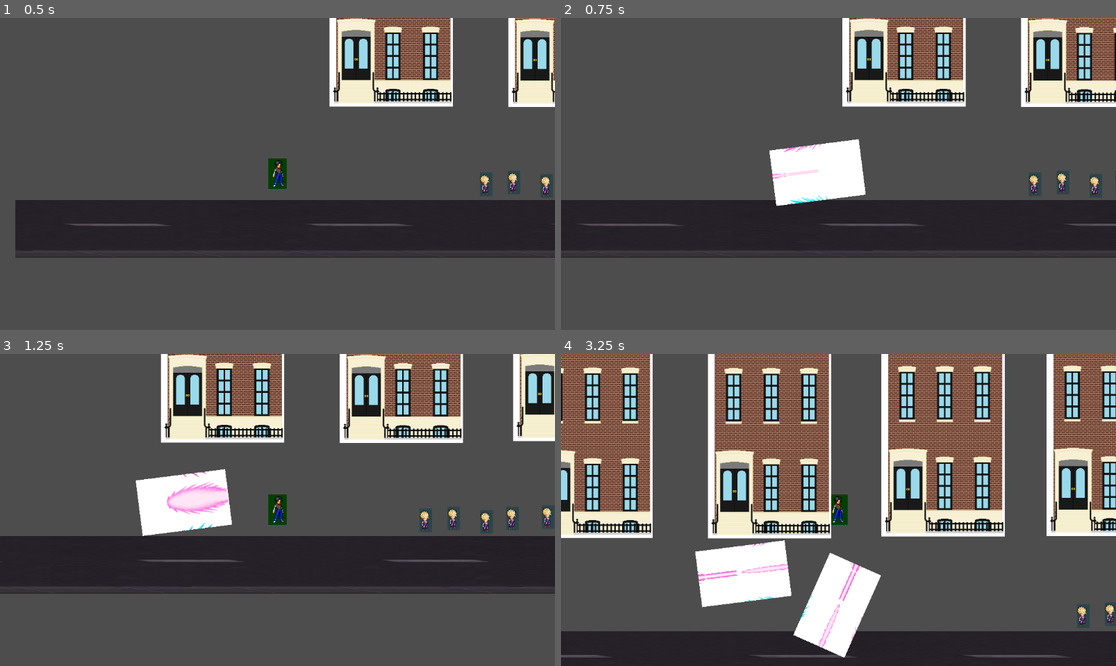
Above: before the commit, frames 1-4 (two rows, left to right).
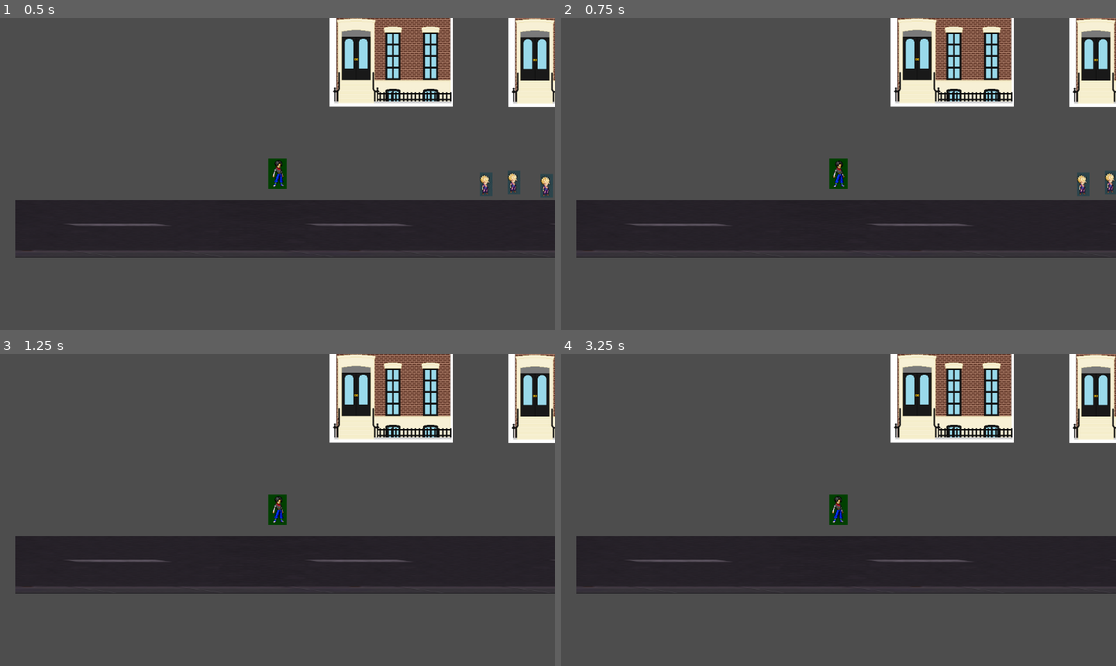
Above: after the commit, the same moments.

Repository: nextgentechteamofficial/Gamedev.js-NGTT--Freiheit-Z
Game: Godot game, scene res://Scenes/city_level.tscn
Same seed, same stepped clock (60 frames per second), same inputs: the game is played once before the commit and once after it.
Inputs (mouse positions are in pixels of both pictures, inside the frame that each line leads up to):
- Up to frame 1 (0.5 s): no input
- Up to frame 2 (0.75 s): move the mouse to (960, 158) at 0.52 s; hold D (Move Right) from 0.53 s (still down); click (960, 158) at 0.6 s
- Up to frame 3 (1.25 s): keep holding D (Move Right)
- Up to frame 4 (3.25 s): move the mouse to (727, 525) at 1.27 s; release D (Move Right) at 1.28 s; hold Down (Move Down) 1.28-2.03 s; click (727, 525) at 1.35 s; move the mouse to (894, 441) at 2.02 s; hold D (Move Right) 2.03-2.78 s; click (894, 441) at 2.1 s; move the mouse to (810, 572) at 2.77 s; hold Up (Move Up) from 2.78 s (still down); click (810, 572) at 2.85 s

Frame 1 is identical in both runs. In frame 2, 17% of the frame differs, in the area x 0-100%, y 0-77%; in frame 3, 17%; in frame 4, 72%, in the area x 0-100%, y 0-100%.
Error after the commit: Parse Error: Preload file "uid://c2qdn0wcuswvm" does not exist. (res://Scripts/freiheit_z.gd:7)

Commit message:
fixed projectiles

Diff:
--- a/gamedev.js-freiheit-z/Scenes/civilian.tscn
+++ b/gamedev.js-freiheit-z/Scenes/civilian.tscn
@@ -1,6 +1,6 @@
 [gd_scene format=3 uid="uid://dlf8hqeiwvr7e"]
 
-[ext_resource type="Script" uid="uid://dgqp1hxo4lm6k" path="res://Scenes/civilian.gd" id="1_3cr5q"]
+[ext_resource type="Script" uid="uid://dgqp1hxo4lm6k" path="res://Scripts/civilian.gd" id="1_3cr5q"]
 [ext_resource type="Texture2D" uid="uid://xu3h815smqia" path="res://Assets/_sprite_collection_swl__dragon_ball_z_by_justoruma_dhxv2dx-fullview.jpg" id="1_g3mco"]
 
 [sub_resource type="AtlasTexture" id="AtlasTexture_3cr5q"]
@@ -18,7 +18,9 @@
 "speed": 5.0
 }]
 
-[node name="civilian" type="CharacterBody2D" unique_id=1742035033]
+[sub_resource type="CapsuleShape2D" id="CapsuleShape2D_3cr5q"]
+
+[node name="civilian" type="CharacterBody2D" unique_id=1742035033 groups=["civilians"]]
 script = ExtResource("1_3cr5q")
 
 [node name="AnimatedSprite2D" type="AnimatedSprite2D" parent="." unique_id=1383252819]
@@ -29,4 +31,12 @@
 one_shot = true
 autostart = true
 
+[node name="CollisionShape2D" type="CollisionShape2D" parent="." unique_id=1584971260]
+position = Vector2(-1, 8)
+shape = SubResource("CapsuleShape2D_3cr5q")
+
+[node name="dps timer" type="Timer" parent="." unique_id=1998621097]
+one_shot = true
+
 [connection signal="timeout" from="Timer" to="." method="_on_timer_timeout"]
+[connection signal="timeout" from="dps timer" to="." method="_on_dps_timer_timeout"]
--- a/gamedev.js-freiheit-z/Scripts/civilian.gd
+++ b/gamedev.js-freiheit-z/Scripts/civilian.gd
@@ -2,10 +2,14 @@
 
 
 @export var speed = 300.0
+@export var health = 100.0
 @onready var timer: Timer = $Timer
+@onready var dps_timer: Timer = $"dps timer"
+var damage = 0
 var direction := 1
 
 func _physics_process(delta: float) -> void:
+	die()
 
 
 
@@ -23,7 +27,28 @@
 func _on_timer_timeout() -> void:
 	direction *= -1
 
+
 	var timer_wait_time := randi_range(1,10)
-	print(timer_wait_time)
 	timer.wait_time = timer_wait_time
 	timer.start()
+
+
+
+func take_damage() -> void:
+
+	health -= damage
+	print(health)
+
+func die() -> void:
+	if (health < 0.5):
+		print("one guy died")
+		queue_free()
+
+
+func _on_dps_timer_timeout() -> void:
+	take_damage()
+func start_dps_timer() -> void:
+	if (dps_timer.is_stopped()):
+		dps_timer.start()
+func set_damage(damage2: int) -> void:
+	damage = damage2
--- a/gamedev.js-freiheit-z/Scripts/freiheit_z.gd
+++ b/gamedev.js-freiheit-z/Scripts/freiheit_z.gd
@@ -4,7 +4,7 @@
 @export var speed = 500.0
 @export var jump_velocity = -400.0
 @onready var ray_cast_2d: RayCast2D = $RayCast2D
-const PROJECTILE = preload("uid://dbnijstff0fso")
+const PROJECTILE = preload("uid://c2qdn0wcuswvm")
 
 
 func aiming(delta: float) -> void:
@@ -16,7 +16,7 @@
 		blast.position = global_position
 		blast.global_rotation = direction.angle()
 		get_parent().add_child(blast)
-		print(direction.angle())
+
 
 
 func is_shooting() -> bool:
--- a/gamedev.js-freiheit-z/Scripts/projectile.gd
+++ b/gamedev.js-freiheit-z/Scripts/projectile.gd
@@ -5,7 +5,7 @@
 @export var explosion_scale := 5
 @export var timer_time = 1
 @onready var timer: Timer = $Timer
-
+@export var damage = 50
 
 var has_exploded = false
 # Called when the node enters the scene tree for the first time.
@@ -30,6 +30,16 @@
 	if body.is_in_group("Player"):
 		pass
 	else:
+		if (body.is_in_group("civilians")):
+			if body.has_method("set_damage"):
+
+				body.set_damage(damage)
+
+			if body.has_method("start_dps_timer"):
+
+				body.start_dps_timer()
+
+
 		if (has_exploded == false):
 			collision_shape_2d.apply_scale(scale_factor)
 			has_exploded = true
--- a/gamedev.js-freiheit-z/project.godot
+++ b/gamedev.js-freiheit-z/project.godot
@@ -18,6 +18,7 @@
 [global_group]
 
 Player=""
+civilians=""
 
 [input]
 
